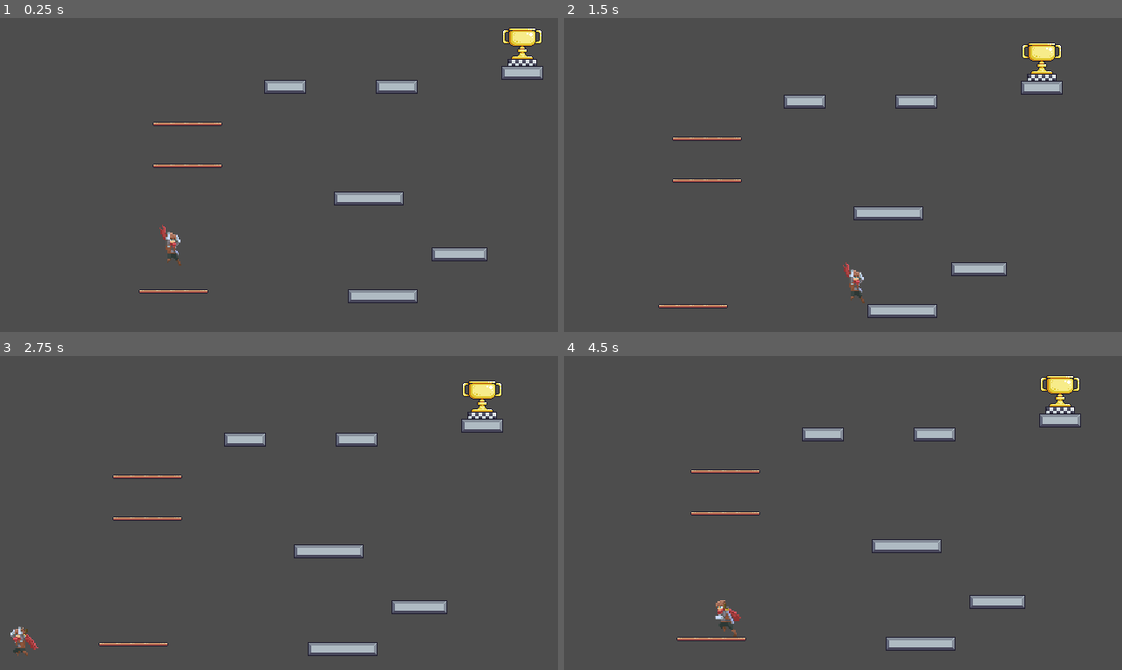
Above: before the commit, frames 1-4 (two rows, left to right).
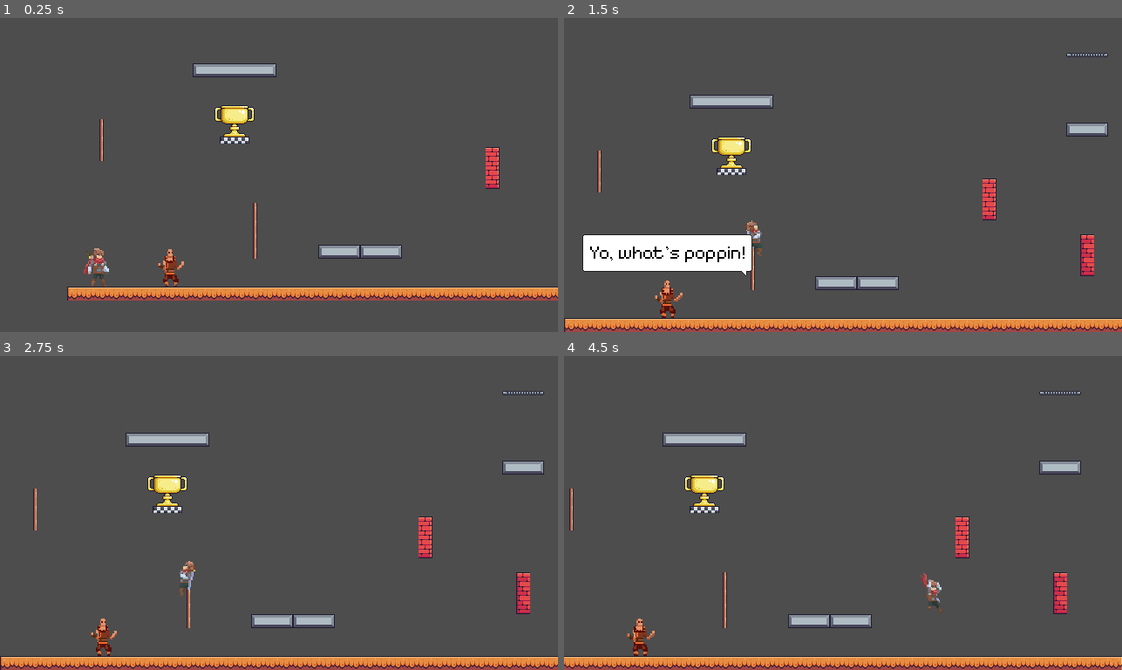
Above: after the commit, the same moments.

Repository: DeVelox/Niro
Game: Godot game, scene res://main.tscn
Two runs of this game, one before a commit and one after it. Both use one fixed random seed, a clock stepped at 60 frames per second and the inputs below.
Inputs:
- Up to frame 1 (0.25 s): no input
- Up to frame 2 (1.5 s): hold D (right) from 0.53 s (still down); tap Shift (dash) at 0.6 s; tap Space (jump) at 0.77 s; tap F (interact) at 1.35 s
- Up to frame 3 (2.75 s): tap Space (jump) at 1.52 s; release D (right) at 2.03 s; hold A (left) from 2.03 s (still down); tap Shift (dash) at 2.1 s
- Up to frame 4 (4.5 s): release A (left) at 2.78 s; hold D (right) 2.78-4.28 s; tap F (interact) at 2.85, 4.35 s; tap Space (jump) at 3.02, 3.77 s; tap Shift (dash) at 3.6 s; hold A (left) from 4.28 s (still down)

The runs differ from the first frame. In frame 1, 9.4% of the frame differs, in the area x 12-100%, y 3-91%; in frame 2, 15%, in the area x 0-100%, y 7-100%; in frame 3, 11%; in frame 4, 11%.

Commit message:
Broken climbing when rope is multiple tiles

Diff:
--- a/levels/dev/level.tscn
+++ b/levels/dev/level.tscn
@@ -32,7 +32,7 @@
 script = ExtResource("1_o6p58")
 
 [node name="Tilemap" parent="." instance=ExtResource("2_sodgo")]
-layer_1/tile_data = PackedInt32Array(0, 458752, 4, 1, 458752 …(976 unchanged characters)… , -720895, 1, 131072, -327668, 1, 131072)
+layer_1/tile_data = PackedInt32Array(0, 458752, 4, 1, 458752 …(976 unchanged characters)… , -720895, 1, 131072, -327668, 1, 131072, -196591, 786432, 4, -196590, 851968, 4, -196589, 917504, 4, -196588, 786432, 4, -196587, 851968, 4, -196586, 917504, 4, -655359, 1, 131072, -786431, 1, 131072, -262132, 1, 131072, -393204, 1, 131072, -196596, 1, 131072)
 layer_2/tile_data = PackedInt32Array(40, 1, 65536, 39, 1, 65536, 38, 1, 65536, 37, 1, 65536, 36, 1, 65536, 35, 1, 65536, 34, 1, 65536, 33, 1, 65536, 32, 1, 65536, 31, 1, 65536, 30, 1, 65536, 29, 1, 65536, 28, 1, 65536, 27, 1, 65536, 26, 1, 65536, 25, 1, 65536)
 
 [node name="Spawn" type="Marker2D" parent="."]
--- a/main.tscn
+++ b/main.tscn
@@ -4,7 +4,7 @@
 
 [node name="Main" type="Node"]
 script = ExtResource("1_qd4cp")
-current_scene = "res://levels/lukas/fastmovementtest1.tscn"
+current_scene = "res://levels/dev/level.tscn"
 
 [node name="Spawn" type="Marker2D" parent="."]
 position = Vector2(130, 260)
--- a/player/player.gd
+++ b/player/player.gd
@@ -519,7 +519,7 @@
 
 func _start_climbing(area: Area2D) -> void:
 	if not is_climbing:
-		position.x = area.position.x + 2
+		position.x = area.position.x
 		velocity.x = 0
 		is_climbing = true
 		is_dashing = false
--- a/prefabs/rope_climb.tscn
+++ b/prefabs/rope_climb.tscn
@@ -3,7 +3,7 @@
 [ext_resource type="Texture2D" uid="uid://dpcxojfu8adc6" path="res://temp/terrain/Terrain (16x16).png" id="2_ayyhf"]
 
 [sub_resource type="RectangleShape2D" id="RectangleShape2D_fhj3o"]
-size = Vector2(5, 48)
+size = Vector2(5, 16)
 
 [node name="RopeClimb" type="Area2D" groups=["climbing"]]
 
@@ -11,8 +11,7 @@
 rotation = 1.5708
 texture = ExtResource("2_ayyhf")
 region_enabled = true
-region_rect = Rect2(272, 16, 48, 8)
+region_rect = Rect2(288, 16, 16, 5)
 
 [node name="CollisionShape2D" type="CollisionShape2D" parent="."]
-position = Vector2(1.5, 0)
 shape = SubResource("RectangleShape2D_fhj3o")
